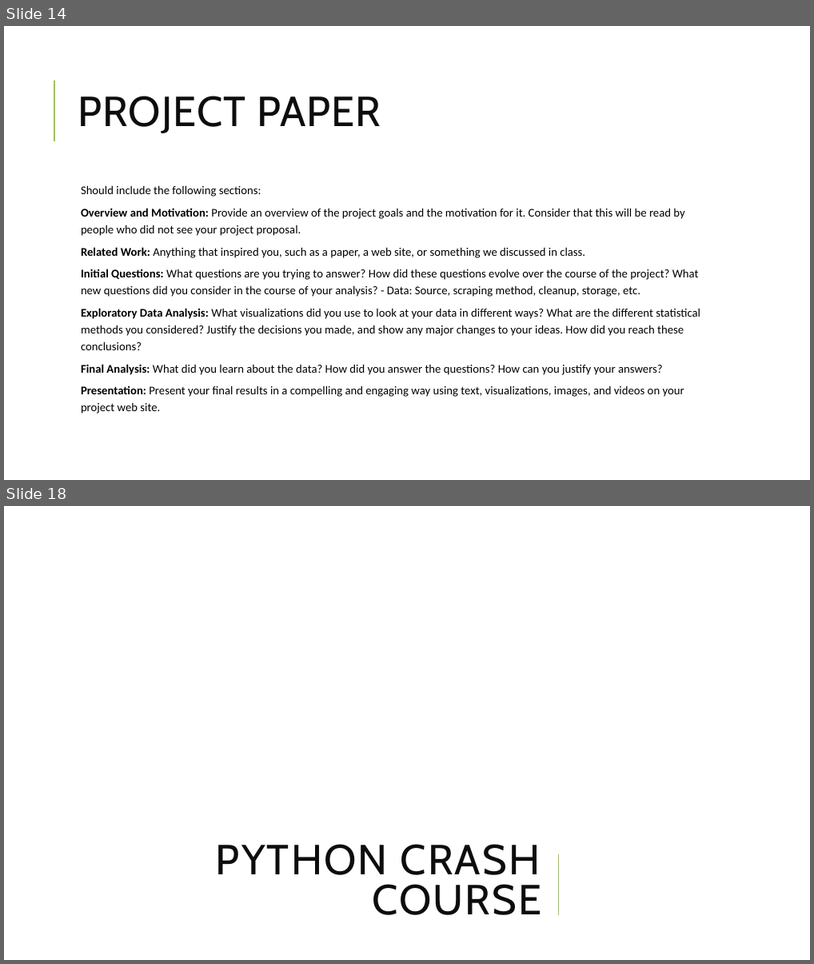
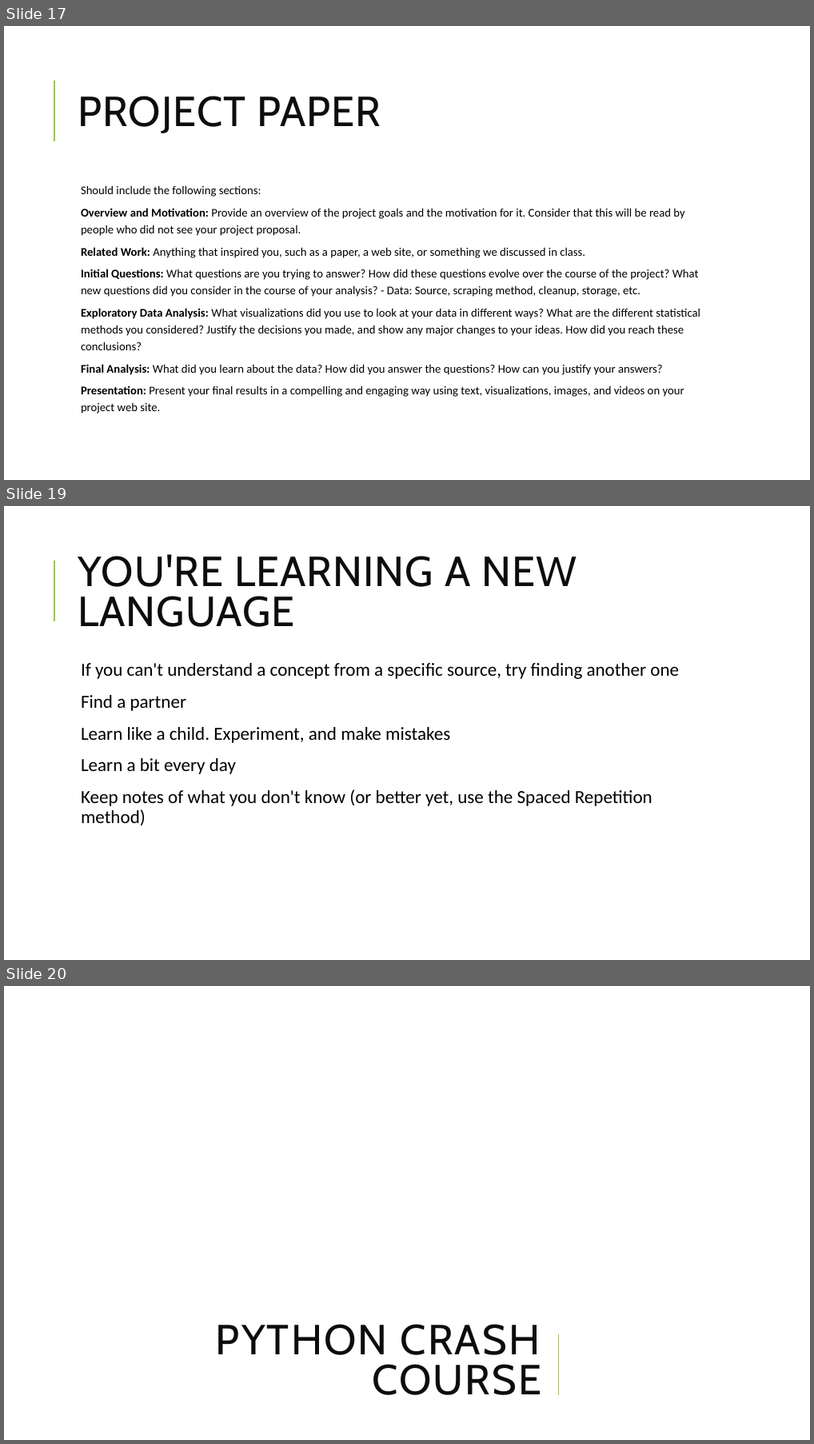
Before and after one commit to zahielbaz/applied-data-science, a slide deck: Applied Data Science - 01 Course Introduction.pptx. Shown one above the other, each under a label of ours: slides 14 and 18 before the commit, slides 17, 19 and 20 after it; the slides between them are not shown. The pictures are 814x964 and 814x1444 pixels, drawn with LibreOffice and Linux fonts; fonts in the diff are those of the drawing; background and template pictures are left out. Boxes give left, top, right and bottom in pixels: in the first picture for what was removed or moved away, otherwise in the second. Text is boxed around its words. In the diff, an @@ line names an element or a change of style, - is before the commit and + after.

```diff
--- a/Applied Data Science - 01 Course Introduction.pptx
+++ b/Applied Data Science - 01 Course Introduction.pptx
@@ slide 19 added at (x1=4, y1=506, x2=810, y2=960), background #FFFFFF; not listed: 1 template element that a slide beside it also shows @@
@@ title added at (x1=78, y1=554, x2=577, y2=627), 50 pt, text #0D0D0D @@
+YOU'RE LEARNING A NEW LANGUAGE
@@ text added at (x1=81, y1=663, x2=679, y2=825), 22 pt, text #000000 @@
+  If you can't understand a concept from a specific source, try finding another one
+  Find a partner
+  Learn like a child. Experiment, and make mistakes
+  Learn a bit every day
+  Keep notes of what you don't know (or better yet, use the Spaced Repetition method)
@@ what was slide 14 is now slide 17 @@
@@ what was slide 18 is now slide 20 @@
```
Also in this commit, not shown: 1 other slide added, 1 other file.
